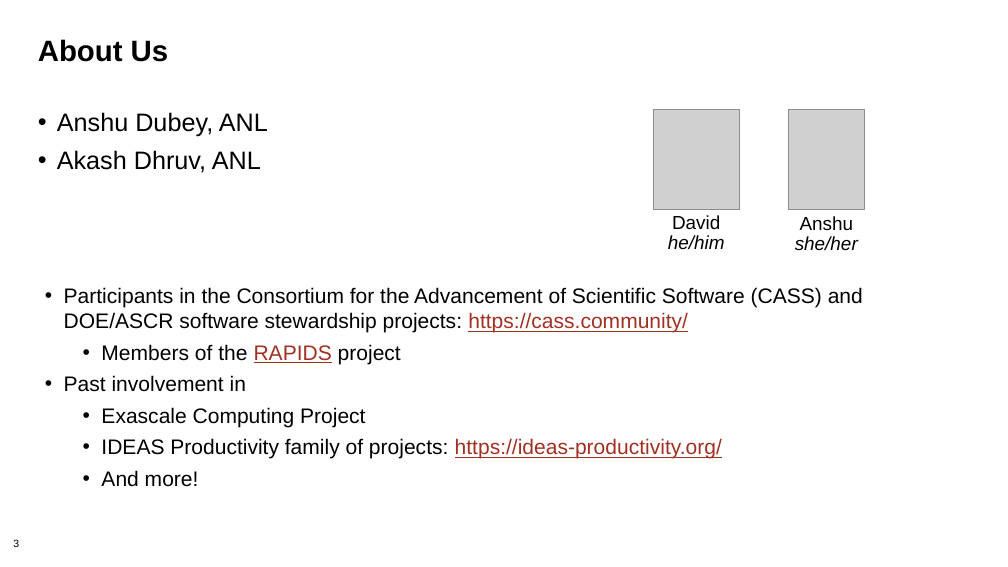
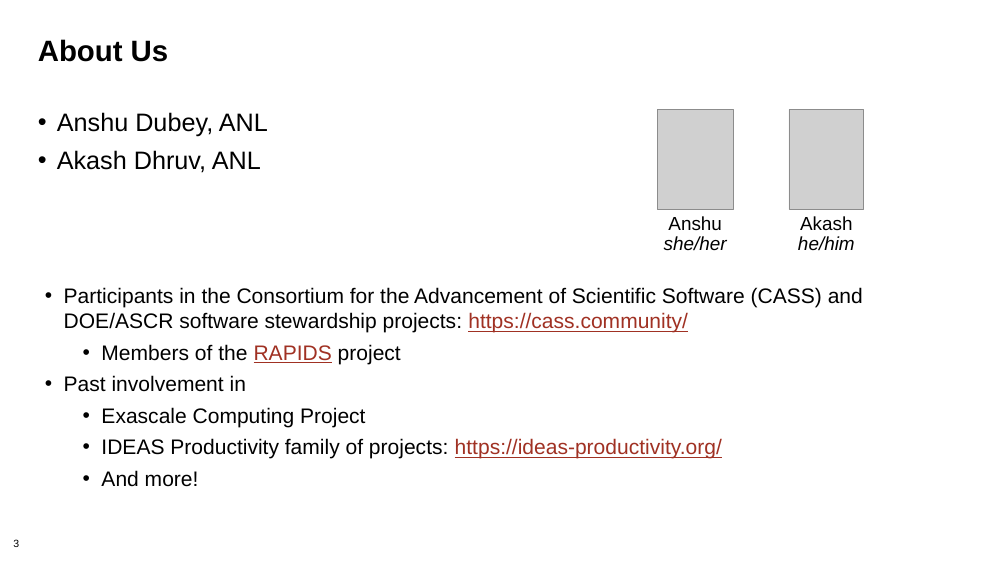
Before and after one commit to bssw-tutorial/presentations, a slide deck: slide 3 of intro.pptx. Drawn at 1008x567 pixels with LibreOffice and Linux fonts; fonts in the diff are those of the drawing; grey boxes stand for pictures. Boxes give left, top, right and bottom in pixels: in the first picture for what was removed or moved away, otherwise in the second. Text is boxed around its words. In the diff, an @@ line names an element or a change of style, - is before the commit and + after.

Commit message:
update intro

```diff
--- a/intro.pptx
+++ b/intro.pptx
@@ picture removed at (653,110,740,209) @@
@@ picture: place and size @@
-picture at (789,110,864,209)
+picture at (657,110,733,209)
@@ text "Anshu": place and size @@
-text "Anshu" at (795,216,858,251)
+text "Anshu" at (664,216,727,251)
@@ text "Akash": place and size @@
-text "Akash" at (668,215,725,250)
+text "Akash" at (798,216,855,251)
@@ text at (800,216,852,230): text changed @@
-David
+Akash
```
